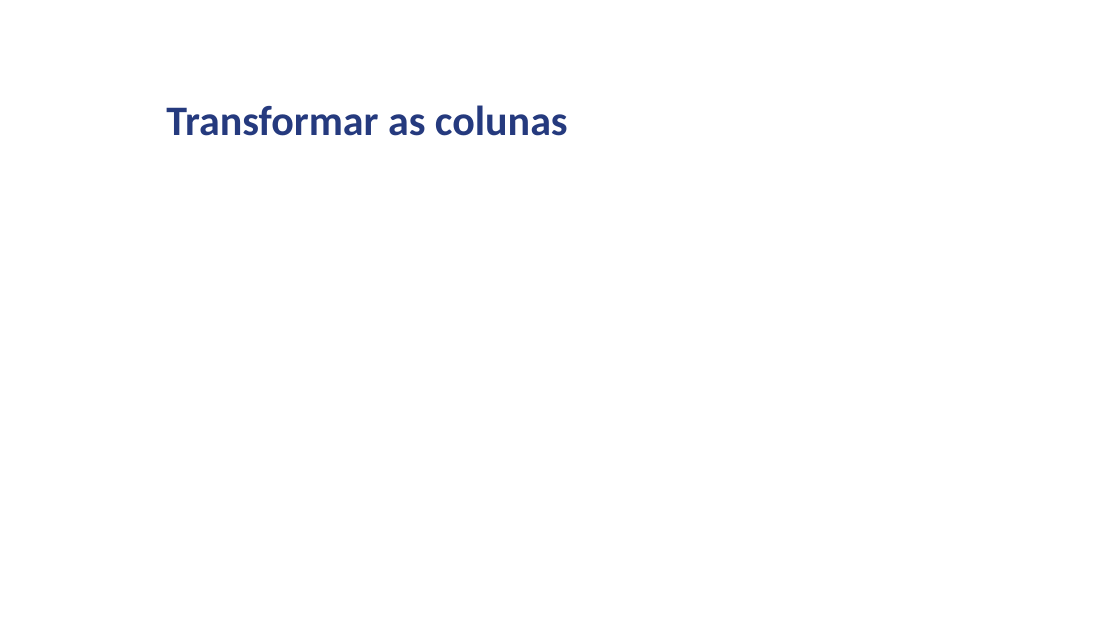
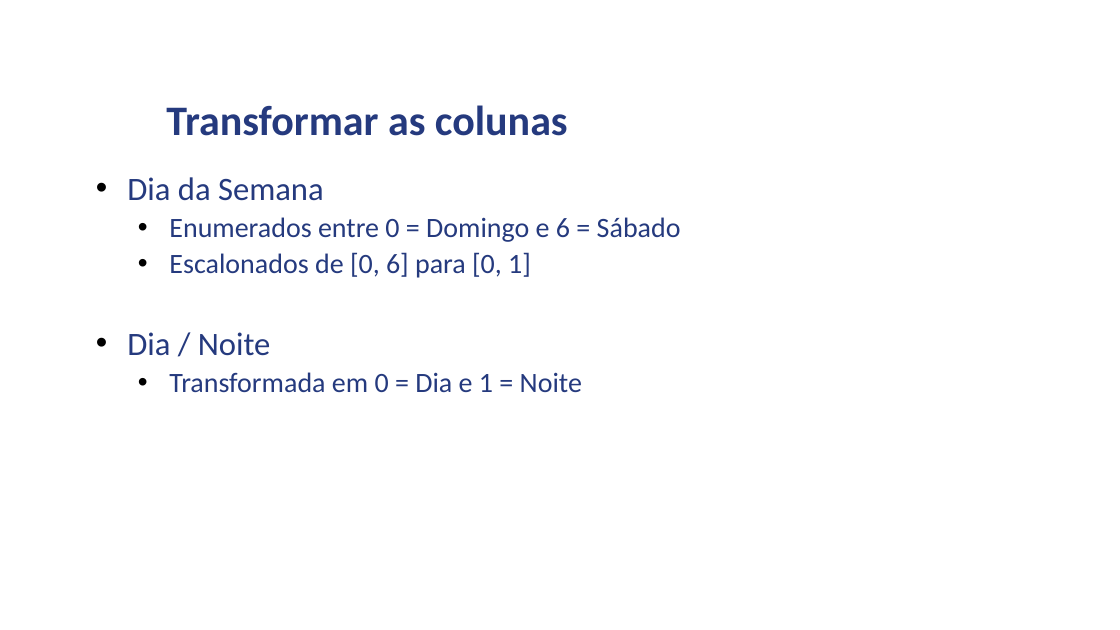
Before and after one commit to IgorCassolli/trabalho-pyspark, a slide deck: slide 13 of Apresentacao.pptx (slide 14 before the commit). Drawn at 1120x630 pixels with LibreOffice and Linux fonts; fonts in the diff are those of the drawing; background and template pictures are left out. Boxes give left, top, right and bottom in pixels: in the first picture for what was removed or moved away, otherwise in the second. Text is boxed around its words. In the diff, an @@ line names an element or a change of style, - is before the commit and + after.

```diff
--- a/Apresentacao.pptx
+++ b/Apresentacao.pptx
@@ text added at (127,177,681,392), 24 pt, text #253A7E @@
+• Dia da Semana
+  • Enumerados entre 0 = Domingo e 6 = Sábado
+  • Escalonados de [0, 6] para [0, 1]
+• Dia / Noite
+  • Transformada em 0 = Dia e 1 = Noite
```
Also in this commit, not shown: 7 other slides changed, 4 slides added, 2 slides removed, 10 other files.
